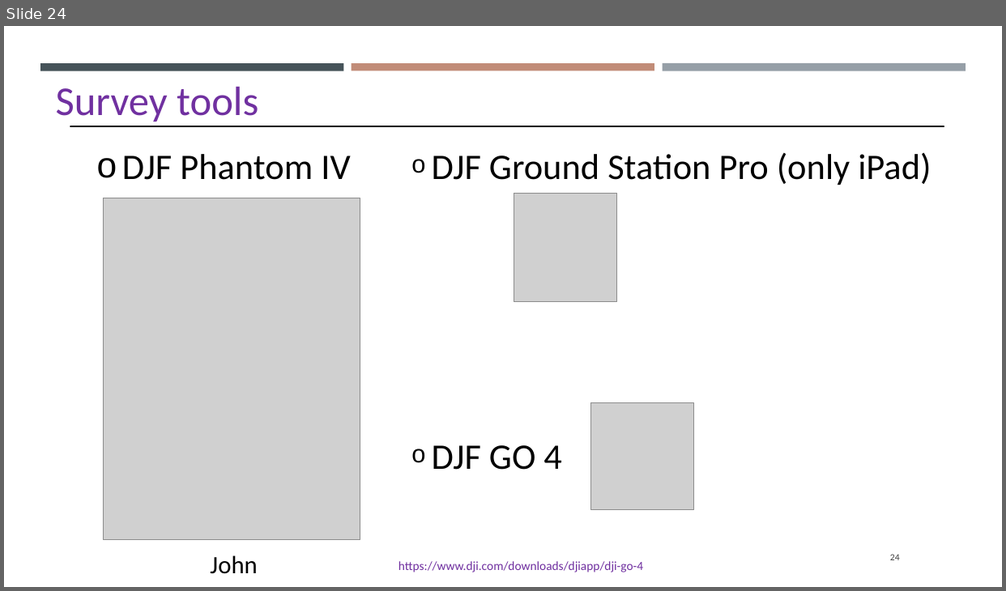
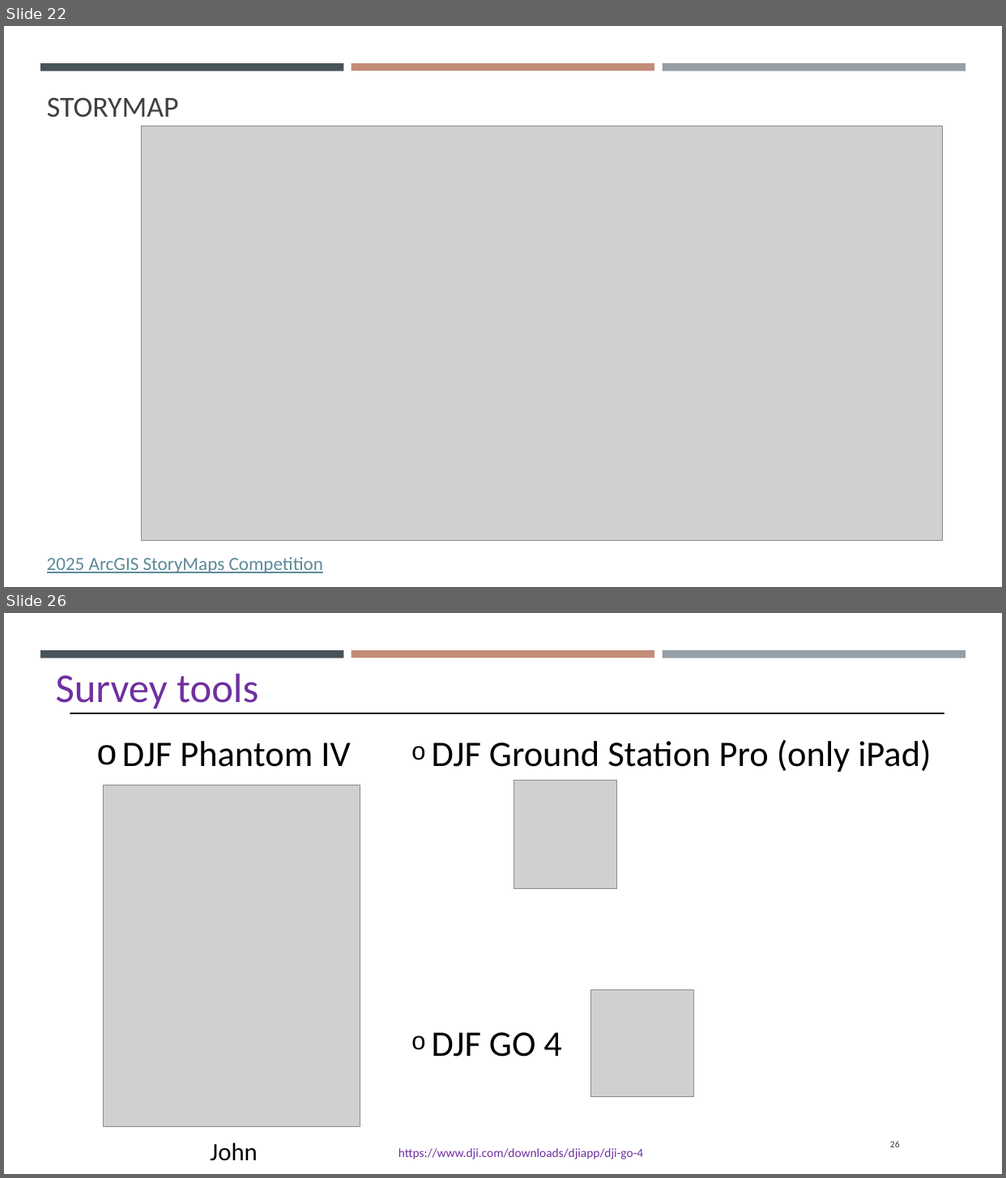
Before and after one commit to gisynw/Field_Techniques, a slide deck: docs/Lectures/Week02/Week02_Intro_To_Field_Technologies.pptx. Shown one above the other, each under a label of ours: slide 24 before the commit, slides 22 and 26 after it; the slides between them are not shown. The pictures are 1006x591 and 1006x1178 pixels, drawn with LibreOffice and Linux fonts; fonts in the diff are those of the drawing; grey boxes stand for pictures. Boxes give left, top, right and bottom in pixels: in the first picture for what was removed or moved away, otherwise in the second. Text is boxed around its words. In the diff, an @@ line names an element or a change of style, - is before the commit and + after.

```diff
--- a/docs/Lectures/Week02/Week02_Intro_To_Field_Technologies.pptx
+++ b/docs/Lectures/Week02/Week02_Intro_To_Field_Technologies.pptx
@@ slide 22 added at (x1=4, y1=26, x2=1002, y2=587), background #FFFFFF; not listed: 3 template elements that a slide beside it also shows @@
@@ text added at (x1=47, y1=97, x2=179, y2=118), 28 pt, text #404040 @@
+STORYMAP
@@ picture added at (x1=142, y1=126, x2=942, y2=541) @@
@@ text added at (x1=47, y1=557, x2=323, y2=574), 18 pt, text #5E8A9B, underline @@
+2025 ArcGIS StoryMaps Competition
@@ what was slide 24 is now slide 26 @@
@@ page number at (x1=890, y1=1141, x2=900, y2=1148): text changed @@
-24
+26
```
Also in this commit, not shown: 1 slide changed, 4 other slides added, 2 slides removed, 8 other files.
